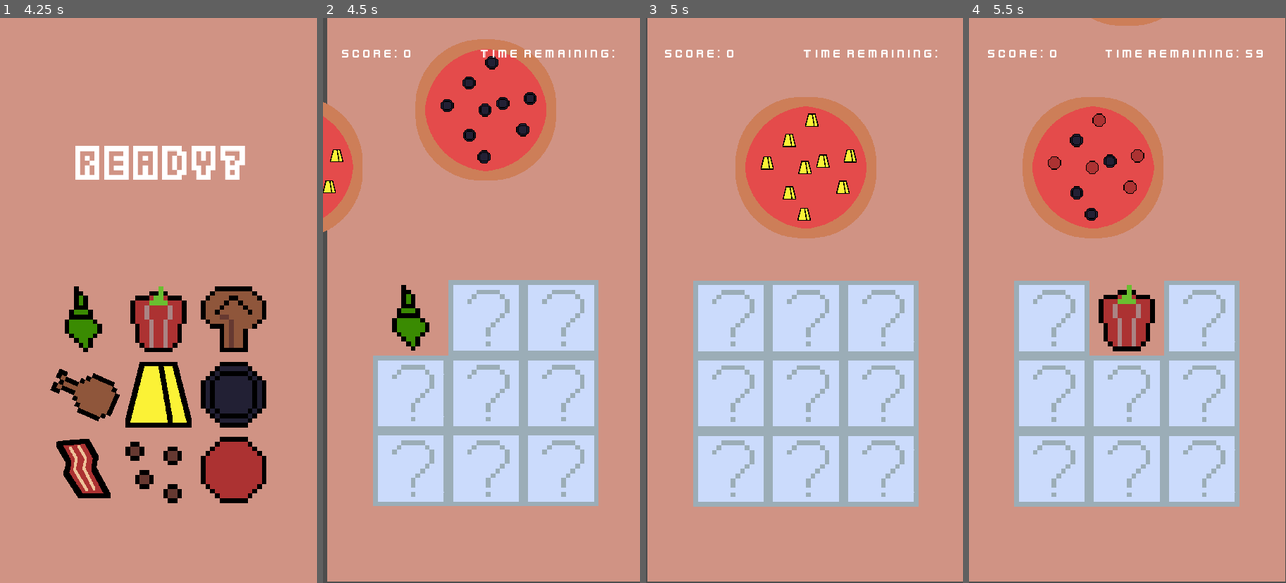
Above: before the commit, frames 1-4 (left to right).
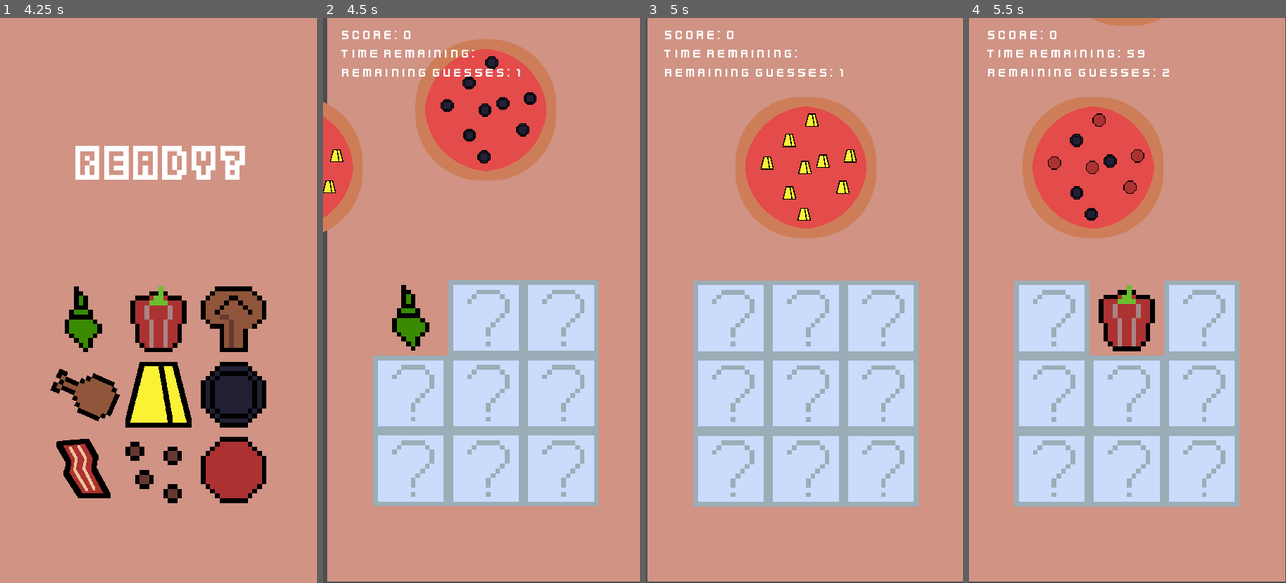
Above: after the commit, the same moments.

Repository: msanatan/EasyPizza
Game: Godot game, scene res://logo/logo.tscn
Two runs of this game, one before a commit and one after it. Both use one fixed random seed, a clock stepped at 60 frames per second and the inputs below.
Inputs (mouse positions are in pixels of both pictures, inside the frame that each line leads up to):
- Up to frame 1 (4.25 s): move the mouse to (228, 272) at 0.52 s; press the mouse at (228, 272) at 0.53 s; tap Enter at 1.25, 2.75 s; move the mouse to (95, 328) at 1.27 s; release the mouse at (95, 328) at 1.28 s; click (95, 328) at 1.35 s; tap Space at 2 s; move the mouse to (190, 176) at 2.02 s; press the mouse at (190, 176) at 2.03 s; move the mouse to (142, 413) at 2.77 s; release the mouse at (142, 413) at 2.78 s; click (142, 413) at 2.85 s; move the mouse to (253, 385) at 3.52 s; press the mouse at (253, 385) at 3.53 s
- Up to frame 2 (4.5 s): move the mouse to (405, 317) at 4.27 s; release the mouse at (405, 317) at 4.28 s; click (405, 317) at 4.35 s
- Up to frame 3 (5 s): no input
- Up to frame 4 (5.5 s): move the mouse to (1127, 317) at 5.02 s; press the mouse at (1127, 317) at 5.03 s

Frame 1 is identical in both runs. In frame 2, 1.1% of the frame differs, in the area x 5-92%, y 2-11%; in frame 3, 1.0%; in frame 4, 1.1%, in the area x 5-93%, y 2-11%.

Commit message:
Add a new HUD item for remaining guesses
Should help users know how many choices they have remaining

Diff:
--- a/levels/main/game.gd
+++ b/levels/main/game.gd
@@ -18,6 +18,7 @@
 @onready var ready_label: Label = $HUD/ReadyLabel
 @onready var score_label: Label = $HUD/ScoreLabel
 @onready var time_remaining_label: Label = $HUD/TimeRemainingLabel
+@onready var remaining_guesses_label: Label = $HUD/GuessesRemainingLabel
 @onready var game_timer: Timer = $GameTimer
 @onready var game_over_animation_player: AnimationPlayer = $GameOverMenu/AnimationPlayer
 @onready var game_over_score_label: Label = $GameOverMenu/Panel/FinalScoreLabel
@@ -55,6 +56,7 @@
 		score_label.text = "Score: %d" % score
 		score_label.show()
 		time_remaining_label.show()
+		remaining_guesses_label.show()
 		begin_round()
 
 
@@ -70,6 +72,7 @@
 		num_toppings = 4
 	current_ingredients = get_random_ingredient_data(num_toppings)
 	remaining_guesses = current_ingredients.size()
+	remaining_guesses_label.text = "Remaining Guesses: %d" % remaining_guesses
 	pizzas[current_pizza_index].add_toppings(current_ingredients)
 	pizzas[current_pizza_index].enter_scene()
 
@@ -156,6 +159,7 @@
 		shake_camera.shake()
 
 	remaining_guesses -= 1
+	remaining_guesses_label.text = "Remaining Guesses: %d" % remaining_guesses
 	if remaining_guesses == 0:
 		pizzas_seen += 1
 		end_round()
--- a/levels/main/game.tscn
+++ b/levels/main/game.tscn
@@ -104,24 +104,30 @@
 [node name="ScoreLabel" type="Label" parent="HUD"]
 visible = false
 offset_left = 64.0
-offset_top = 96.0
-offset_right = 257.0
-offset_bottom = 141.0
+offset_top = 32.0
+offset_right = 275.0
+offset_bottom = 82.0
+size_flags_horizontal = 4
 theme = ExtResource("5_ctld7")
 text = "Score: "
 
 [node name="TimeRemainingLabel" type="Label" parent="HUD"]
 visible = false
-anchors_preset = 1
-anchor_left = 1.0
-anchor_right = 1.0
-offset_left = -496.0
+offset_left = 64.0
 offset_top = 96.0
-offset_right = -64.0
-offset_bottom = 141.0
-grow_horizontal = 0
+offset_right = 538.0
+offset_bottom = 146.0
 theme = ExtResource("5_ctld7")
 text = "Time Remaining: "
+
+[node name="GuessesRemainingLabel" type="Label" parent="HUD"]
+visible = false
+offset_left = 64.0
+offset_top = 160.0
+offset_right = 538.0
+offset_bottom = 210.0
+theme = ExtResource("5_ctld7")
+text = "Remaining Guesses: "
 
 [node name="IngredientsContainer" type="Node2D" parent="."]
 position = Vector2(540, 1024)
